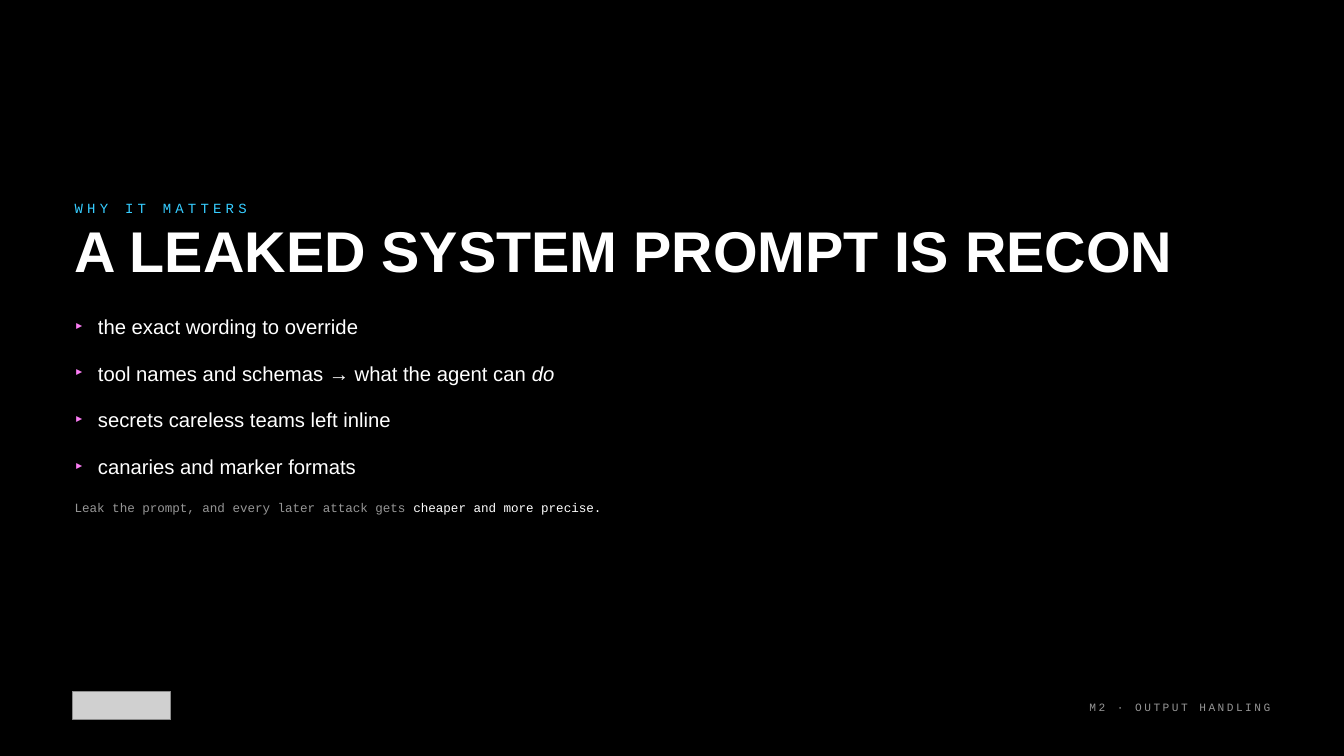
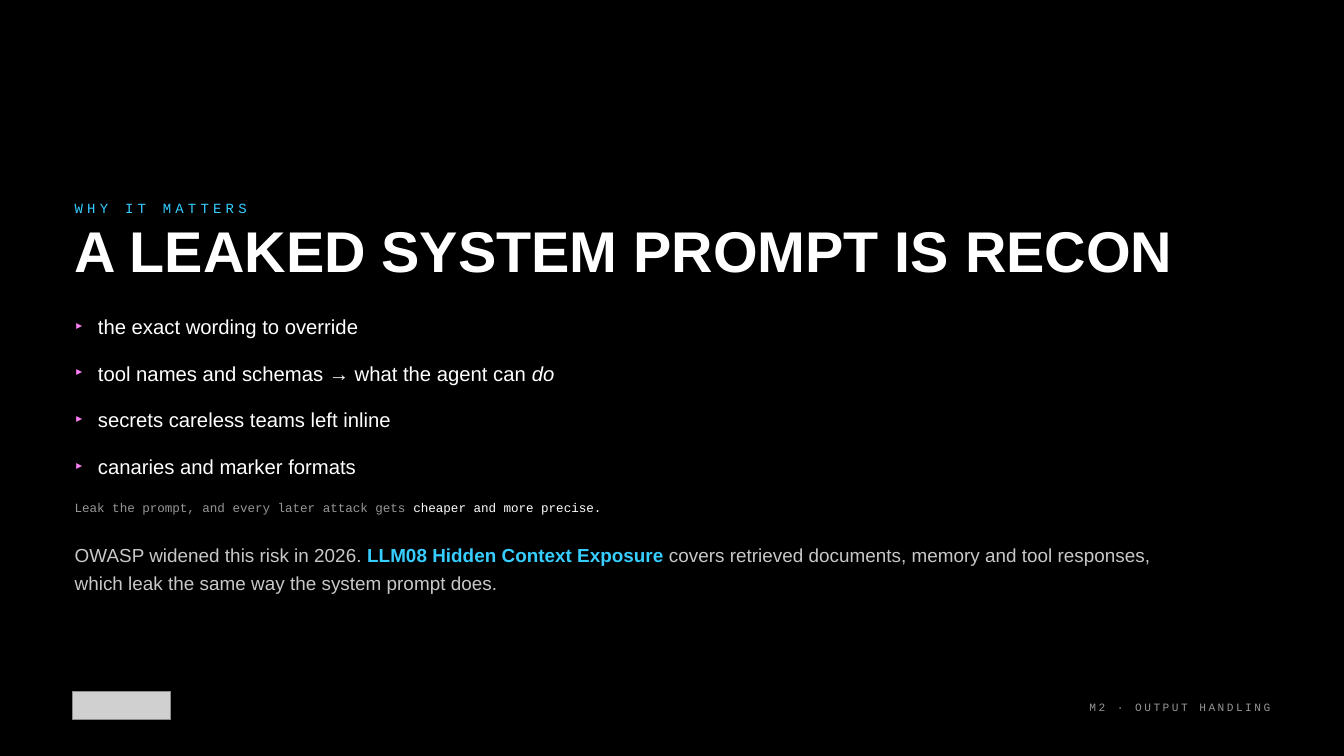
Before and after one commit to kkmookhey/training, a slide deck: slide 18 of blackhat-2026-adversarial-ai/M2-output-handling/slides/M2 Output Encoding.pptx (slide 17 before the commit). Drawn at 1344x756 pixels with LibreOffice and Linux fonts; fonts in the diff are those of the drawing; grey boxes stand for pictures. Boxes give left, top, right and bottom in pixels: in the first picture for what was removed or moved away, otherwise in the second. Text is boxed around its words. In the diff, an @@ line names an element or a change of style, - is before the commit and + after.

```diff
--- a/blackhat-2026-adversarial-ai/M2-output-handling/slides/M2 Output Encoding.pptx
+++ b/blackhat-2026-adversarial-ai/M2-output-handling/slides/M2 Output Encoding.pptx
@@ text added at (75, 548, 1150, 594), 20.2 pt, text #C8C8C8 @@
+OWASP widened this risk in 2026. LLM08 Hidden Context Exposure covers retrieved documents, memory and tool responses, which leak the same way the system prompt does.
```
Also in this commit, not shown: 6 other slides changed, 1 slide added, 33 other files.
